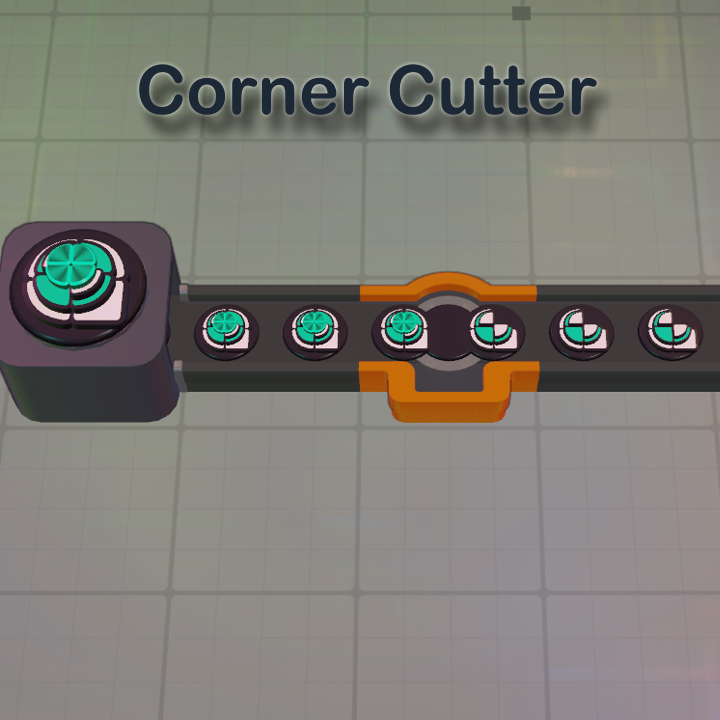
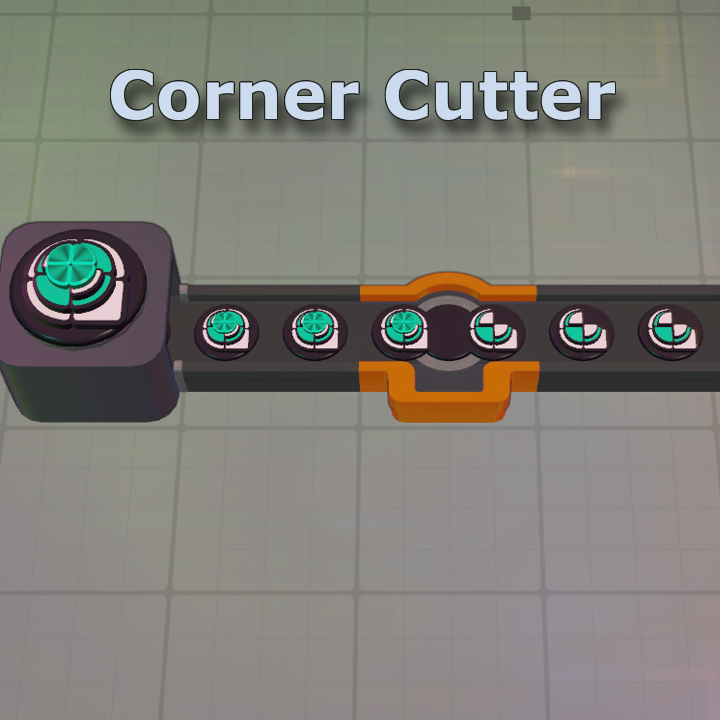
Layer changes from the first 720px x 720px image to the second:
removed layer "Paint Layer 5" over 156, 64, 220, 128
painted on "Original" over 108, 60, 631, 143
